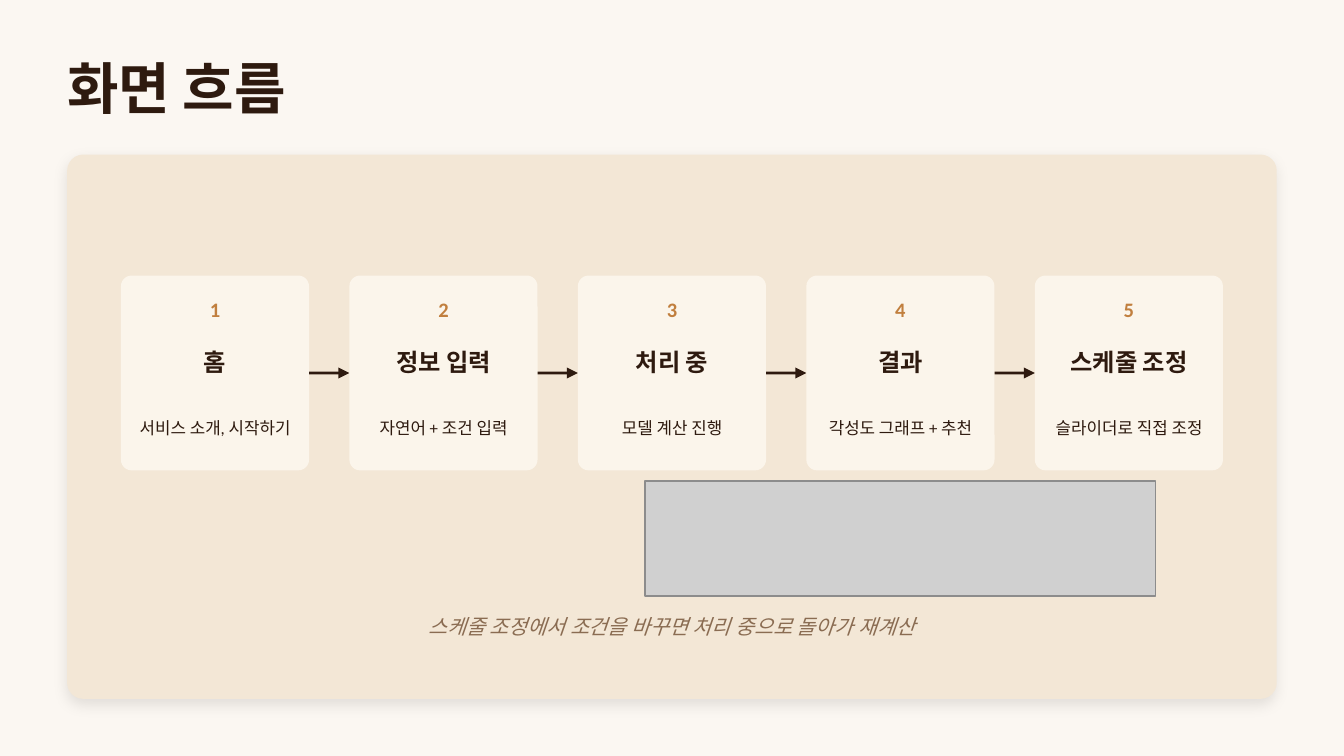
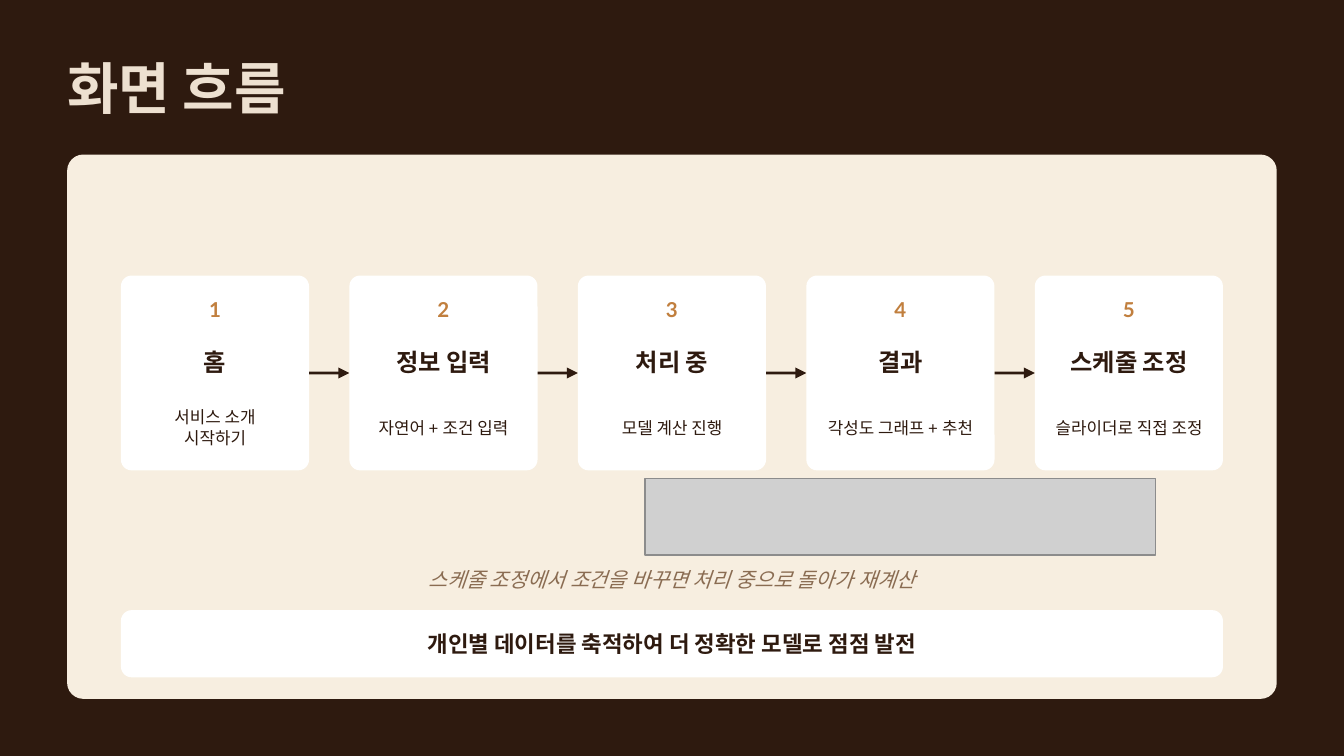
Before and after one commit to Mureung1/hub-showcase, a slide deck: slide 3 of exam-cram-scheduler/docs/presentation/기획서.pptx. Drawn at 1344x756 pixels with LibreOffice and Linux fonts; fonts in the diff are those of the drawing; grey boxes stand for pictures. Boxes give left, top, right and bottom in pixels: in the first picture for what was removed or moved away, otherwise in the second. Text is boxed around its words. In the diff, an @@ line names an element or a change of style, - is before the commit and + after.

```diff
--- a/exam-cram-scheduler/docs/presentation/기획서.pptx
+++ b/exam-cram-scheduler/docs/presentation/기획서.pptx
@@ background #FBF7F2 to #2E1A0F @@
@@ text "화면 흐름" at bbox=[67, 62, 286, 114]: font Cambria to Lato, text colour #2E1A0F to #EDE0D0 @@
@@ rounded rectangle at bbox=[67, 155, 1277, 699]: fill #F3E7D6 to #F7EEE0; shadow off @@
@@ fill #FBF5EB to #FFFFFF in 5 elements at bbox=[121, 276, 309, 470], bbox=[349, 276, 538, 470], bbox=[578, 276, 766, 470], bbox=[806, 276, 995, 470], bbox=[1035, 276, 1223, 470] @@
@@ font Cambria to Lato in 5 elements at bbox=[204, 350, 226, 373], bbox=[396, 350, 491, 374], bbox=[636, 350, 708, 374], bbox=[878, 350, 923, 373], bbox=[1071, 350, 1188, 373] @@
@@ text at bbox=[174, 409, 256, 446]: text changed; font Calibri to Lato @@
-서비스 소개, 시작하기
+서비스 소개
+시작하기
@@ picture: place and size @@
-picture at bbox=[645, 481, 1156, 595]
+picture at bbox=[645, 478, 1156, 555]
@@ font Calibri to Lato in 10 elements at bbox=[209, 302, 221, 317], bbox=[437, 302, 449, 317], bbox=[379, 420, 508, 436], bbox=[666, 302, 678, 317], bbox=[622, 420, 722, 436], bbox=[894, 302, 906, 317], bbox=[828, 420, 973, 436], bbox=[1123, 302, 1135, 317], bbox=[1056, 420, 1203, 436], bbox=[428, 570, 915, 589] @@
@@ text "스케줄 조정에서 조건을 바꾸면 처리 ...": place and size @@
-text "스케줄 조정에서 조건을 바꾸면 처리 ..." at bbox=[428, 617, 915, 636]
+text "스케줄 조정에서 조건을 바꾸면 처리 ..." at bbox=[428, 570, 915, 589]
@@ rounded rectangle added at bbox=[121, 610, 1223, 677], fill #FFFFFF @@
@@ text added at bbox=[427, 633, 916, 654], 12 pt, text #2E1A0F, bold @@
+개인별 데이터를 축적하여 더 정확한 모델로 점점 발전
```
Also in this commit, not shown: 6 other slides changed, 2 slides removed, 12 other files.
